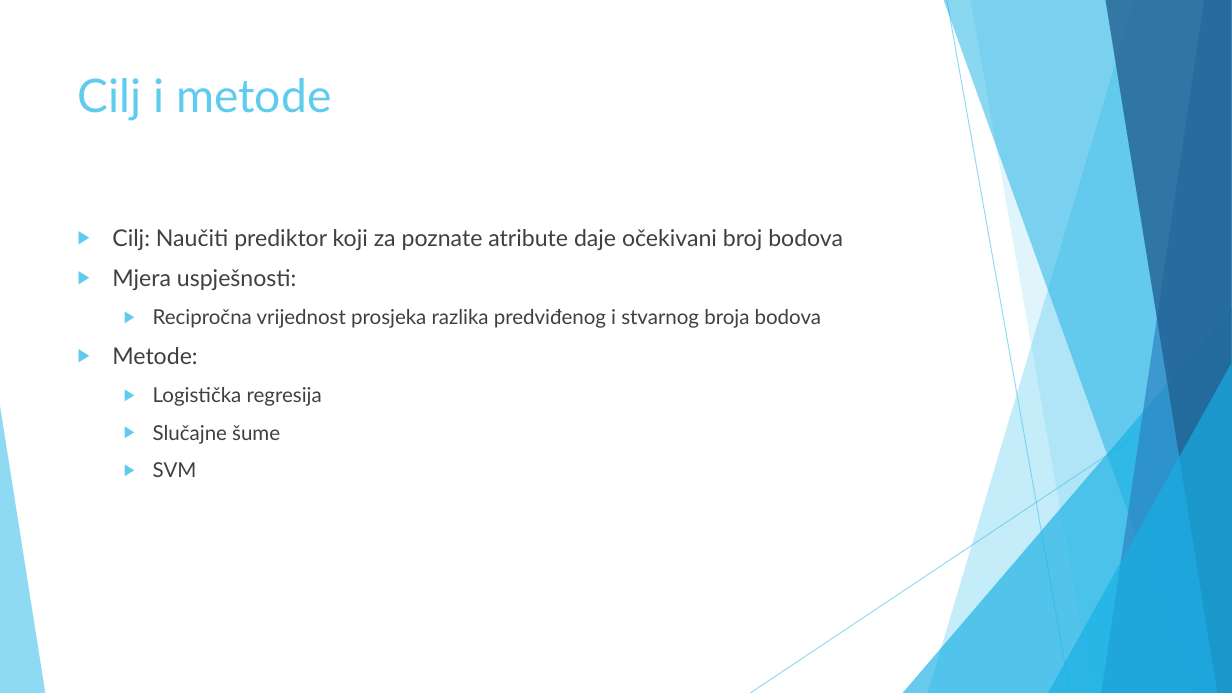
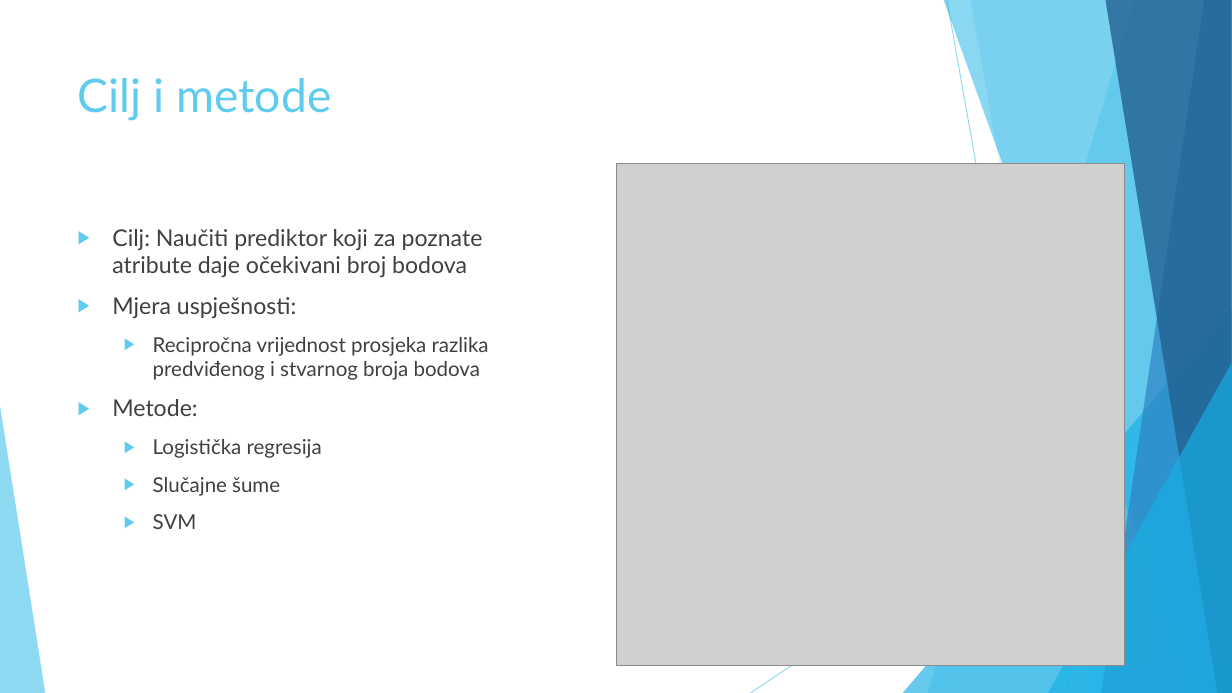
Before and after one commit to mikocij/SUprojekt, a slide deck: slide 3 of Prezentacija prijedlog.pptx. Drawn at 1232x693 pixels with LibreOffice and Linux fonts; fonts in the diff are those of the drawing; grey boxes stand for pictures. Boxes give left, top, right and bottom in pixels: in the first picture for what was removed or moved away, otherwise in the second. Text is boxed around its words. In the diff, an @@ line names an element or a change of style, - is before the commit and + after.

```diff
--- a/Prezentacija prijedlog.pptx
+++ b/Prezentacija prijedlog.pptx
@@ picture added at box(616, 164, 1125, 666) @@
@@ text "Cilj: Naučiti prediktor koji za ..." rewrapped from box(112, 229, 843, 477) to box(112, 229, 489, 529) @@
```
Also in this commit, not shown: 1 other slide changed.
